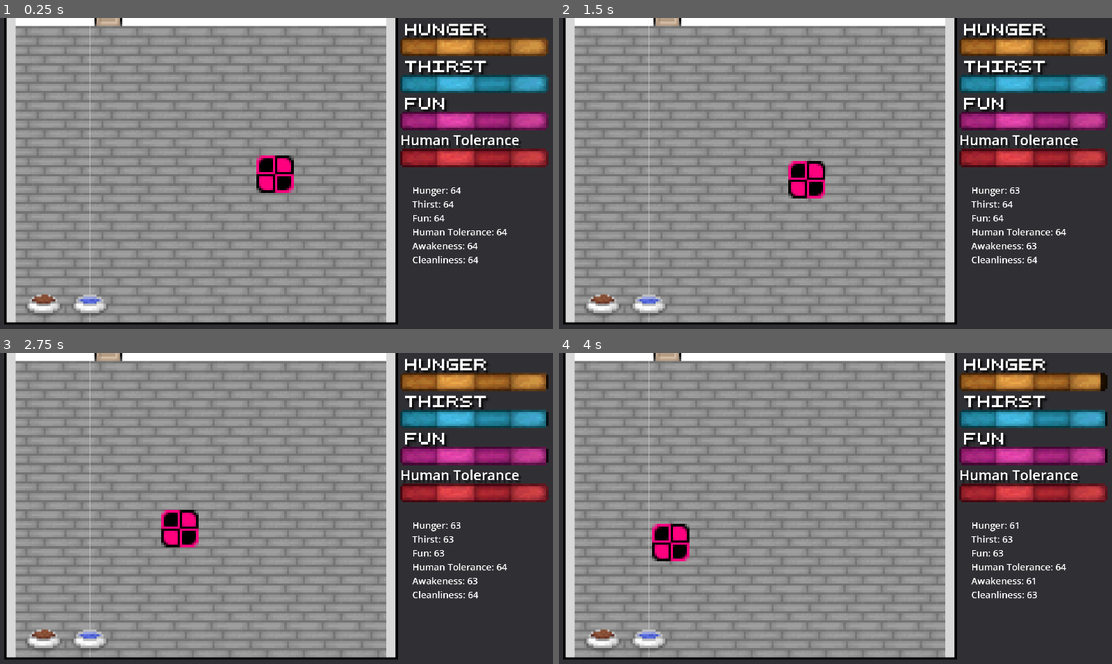
Above: before the commit, frames 1-4 (two rows, left to right).
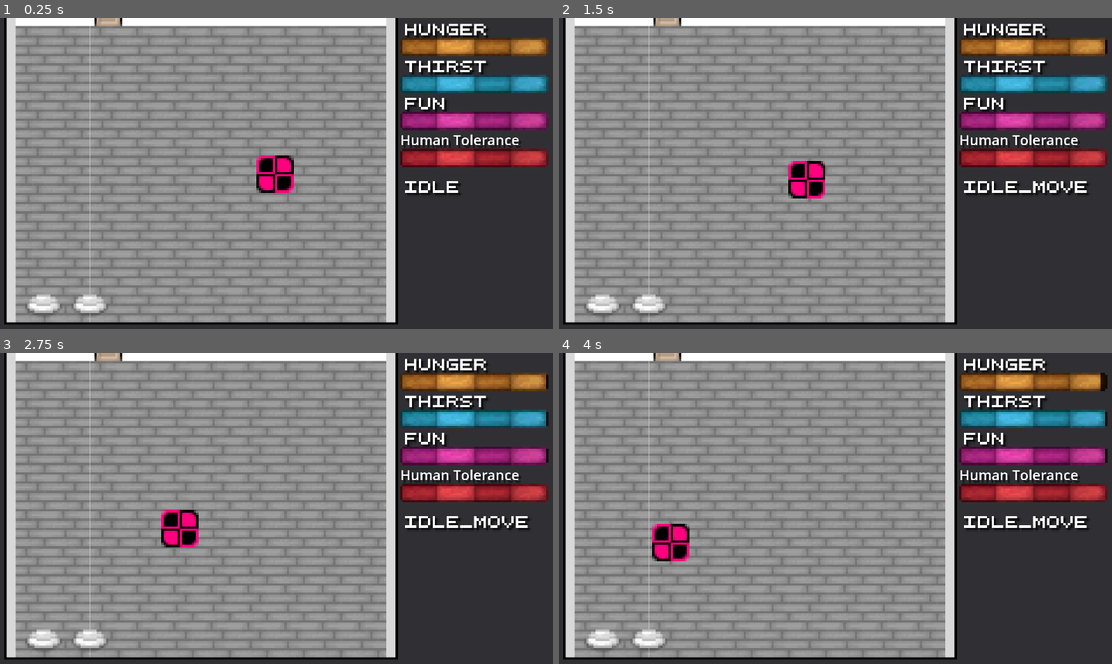
Above: after the commit, the same moments.

Repository: Theooolone/m-game
Game: Godot game, scene res://scenes/catsim/cat_sim.tscn
Two runs of this game, one before a commit and one after it. Both use one fixed random seed, a clock stepped at 60 frames per second and the inputs below. This scene is started directly instead of the project's main scene.
Inputs:
- Up to frame 1 (0.25 s): no input
- Up to frame 2 (1.5 s): tap Enter at 0.5 s; hold Right (right) 0.53-1.28 s; tap E (interact) at 0.6, 1.35 s; hold S (down) from 1.28 s (still down)
- Up to frame 3 (2.75 s): release S (down) at 2.03 s; hold Right (right) from 2.03 s (still down); tap C (show_controls) at 2.1 s; tap E (interact) at 2.3 s
- Up to frame 4 (4 s): release Right (right) at 2.78 s; hold W (up) 2.78-3.53 s; tap E (interact) at 2.85, 3.6 s; hold A (left) from 3.53 s (still down)

The runs differ from the first frame. In frame 1, 1.1% of the frame differs, in the area x 5-92%, y 52-93%; in frame 2, 1.4%, in the area x 5-96%, y 52-93%; in frame 3, 1.4%; in frame 4, 1.4%.

Commit message:
Cat minigame progress

Diff:
--- a/scenes/catsim/cat_sim.tscn
+++ b/scenes/catsim/cat_sim.tscn
@@ -1,15 +1,15 @@
-[gd_scene load_steps=13 format=3 uid="uid://coy8ycn8wwfvl"]
+[gd_scene load_steps=16 format=3 uid="uid://coy8ycn8wwfvl"]
 
 [ext_resource type="Script" path="res://scripts/Cat.gd" id="1_jus8a"]
 [ext_resource type="TileSet" uid="uid://jidy50o2532o" path="res://resources/room.tres" id="2_yp0iu"]
+[ext_resource type="Texture2D" uid="uid://vc5s7247a5rc" path="res://assets/textures/catsim/empty_bowl.png" id="4_718wf"]
 [ext_resource type="PackedScene" uid="uid://cndlh00l1npxt" path="res://scenes/catsim/statbar.tscn" id="4_kofum"]
 [ext_resource type="PackedScene" uid="uid://bbu3xsdp51vud" path="res://scenes/catsim/catobject.tscn" id="4_t11mk"]
-[ext_resource type="Texture2D" uid="uid://b6whkt023c6jq" path="res://assets/textures/catsim/food_bowl.png" id="4_t35jr"]
 [ext_resource type="Shader" path="res://resources/hue.gdshader" id="5_8pllu"]
-[ext_resource type="Texture2D" uid="uid://pwvsa7d527sd" path="res://assets/textures/catsim/water_bowl.png" id="5_tvfgl"]
-
-[sub_resource type="LabelSettings" id="LabelSettings_y1wrj"]
-font_size = 32
+[ext_resource type="AudioStream" uid="uid://duiwnw1md8b2p" path="res://assets/sounds/meow1.wav" id="7_10b03"]
+[ext_resource type="AudioStream" uid="uid://bw25r5o33y8ol" path="res://assets/sounds/meow2.wav" id="8_0r8g4"]
+[ext_resource type="AudioStream" uid="uid://c5bmkp0gf01bh" path="res://assets/sounds/meow3.wav" id="9_yl3ha"]
+[ext_resource type="LabelSettings" uid="uid://dguaiif1dpkwk" path="res://resources/5px.tres" id="10_qs8rk"]
 
 [sub_resource type="ShaderMaterial" id="ShaderMaterial_8seon"]
 shader = ExtResource("5_8pllu")
@@ -29,6 +29,16 @@
 shadow_color = Color(0, 0, 0, 0.498039)
 shadow_offset = Vector2(8, 8)
 
+[sub_resource type="AudioStreamRandomizer" id="AudioStreamRandomizer_xqdvd"]
+streams_count = 3
+random_pitch = 1.2
+stream_0/stream = ExtResource("7_10b03")
+stream_0/weight = 1.0
+stream_1/stream = ExtResource("8_0r8g4")
+stream_1/weight = 1.0
+stream_2/stream = ExtResource("9_yl3ha")
+stream_2/weight = 1.0
+
 [node name="CatSim" type="Node2D"]
 script = ExtResource("1_jus8a")
 
@@ -44,28 +54,13 @@
 [node name="Camera2D" type="Camera2D" parent="."]
 zoom = Vector2(8, 8)
 
-[node name="CanvasLayer" type="CanvasLayer" parent="."]
-
-[node name="Label" type="Label" parent="CanvasLayer"]
-offset_left = 1434.0
-offset_top = 573.0
-offset_right = 1912.0
-offset_bottom = 1632.0
-text = "Hunger
-Thirst
-Fun
-Human Tolerance
-Awakeness
-Cleanliness"
-label_settings = SubResource("LabelSettings_y1wrj")
-
 [node name="Food" parent="." instance=ExtResource("4_t11mk")]
 position = Vector2(-100, 56)
-texture = ExtResource("4_t35jr")
+texture = ExtResource("4_718wf")
 
 [node name="Water" parent="." instance=ExtResource("4_t11mk")]
 position = Vector2(-80, 56)
-texture = ExtResource("5_tvfgl")
+texture = ExtResource("4_718wf")
 
 [node name="StatTick" type="Timer" parent="."]
 autostart = true
@@ -73,6 +68,13 @@
 [node name="CatIdleWalk" type="Timer" parent="."]
 one_shot = true
 autostart = true
+
+[node name="MeowTimer" type="Timer" parent="."]
+one_shot = true
+autostart = true
+
+[node name="ObjectUseTimer" type="Timer" parent="."]
+one_shot = true
 
 [node name="Hunger" parent="." instance=ExtResource("4_kofum")]
 material = SubResource("ShaderMaterial_8seon")
@@ -115,7 +117,23 @@
 [node name="MaxIdleRange" type="Marker2D" parent="."]
 position = Vector2(24, 24)
 
+[node name="Meow" type="AudioStreamPlayer2D" parent="."]
+stream = SubResource("AudioStreamRandomizer_xqdvd")
+max_distance = 1000.0
+max_polyphony = 2
+bus = &"Ambient"
+
+[node name="Label" type="Label" parent="."]
+offset_left = 56.0
+offset_top = 2.0
+offset_right = 110.0
+offset_bottom = 25.0
+text = "IDLE"
+label_settings = ExtResource("10_qs8rk")
+
 [connection signal="timeout" from="StatTick" to="." method="_on_stat_tick_timeout"]
 [connection signal="timeout" from="CatIdleWalk" to="." method="_on_cat_idle_walk_timeout"]
+[connection signal="timeout" from="MeowTimer" to="." method="_on_meow_timer_timeout"]
+[connection signal="timeout" from="ObjectUseTimer" to="." method="_on_object_use_timer_timeout"]
 
 [editable path="Human Tolerance"]
--- a/scripts/Cat.gd
+++ b/scripts/Cat.gd
@@ -1,6 +1,5 @@
 extends Node2D
 
-@onready var labelnode = $CanvasLayer/Label
 @onready var catnode = $Cat
 
 @onready var hunger_bar_node = $Hunger
@@ -9,6 +8,21 @@
 @onready var human_tolerance_bar_node = $"Human Tolerance"
 
 @onready var cat_node = $Cat
+
+@onready var min_idle_range = $MinIdleRange.position
+@onready var max_idle_range = $MaxIdleRange.position
+@onready var cat_idle_walk_node = $CatIdleWalk
+
+@onready var meow_node = $Meow
+@onready var meow_timer_node = $MeowTimer
+
+@onready var object_use_timer_node = $ObjectUseTimer
+
+var target = null # used for State.WALKING and State.USING
+var current_state = State.IDLE
+
+var idle_goal = Vector2.ZERO
+@export var speed = 1.5 # Pixels
 
 signal cat_obliteration # emmited when game lost
 
@@ -31,6 +45,24 @@
 	StatType.CLEANLINESS: 64,
 }
 
+@onready var stat_nodes = {
+	StatType.HUNGER: $Food,
+	StatType.THIRST: $Water,
+	StatType.FUN: null,
+	StatType.HUMAN_TOLERANCE: null,
+	StatType.AWAKENESS: null,
+	StatType.CLEANLINESS: null,
+}
+
+var stat_use_times = {
+	StatType.HUNGER: 1.5,
+	StatType.THIRST: 1,
+	StatType.FUN: 1,
+	StatType.HUMAN_TOLERANCE: 1,
+	StatType.AWAKENESS: 1,
+	StatType.CLEANLINESS: 1,
+}
+
 enum State {
 	IDLE, # Cat will stay still
 	IDLE_MOVE, # Cat is moving to a random position
@@ -38,10 +70,15 @@
 	USING, # Cat will be at object
 }
 
-var target = null # used for State.WALKING and State.USING
-var current_state = State.IDLE
 
-const labeltext = "Hunger: %s\nThirst: %s\nFun: %s\nHuman Tolerance: %s\nAwakeness: %s\nCleanliness: %s"
+func _on_cat_idle_walk_timeout():
+	idle_goal.x = randi_range(min_idle_range.x, max_idle_range.x)
+	idle_goal.y = randi_range(min_idle_range.y, max_idle_range.y)
+	change_state(State.IDLE_MOVE)
+
+func change_state(state):
+	current_state = state
+	$Label.text = State.keys()[state]
 
 func _ready():
 	# set random initial seed for random functions
@@ -54,35 +91,66 @@
 
 	update_ui()
 
-var idle_goal = Vector2.ZERO
-var speed = 1.5 # Pixels
+
+func update_ui():
+	hunger_bar_node.value = stats[StatType.HUNGER]
+	thirst_bar_node.value = stats[StatType.THIRST]
+	fun_bar_node.value = stats[StatType.FUN]
+	human_tolerance_bar_node.value = stats[StatType.HUMAN_TOLERANCE]
+
+var lowest_object_stat
 
 func _process(delta):
 	match current_state:
 		State.WALKING:
 			if target:
 				catnode.position = catnode.position.move_toward(target.position, speed*16*delta)
+				if catnode.position == target.position:
+					change_state(State.USING)
+					object_use_timer_node.start()
+			else: change_state(State.IDLE_MOVE)
 		State.IDLE_MOVE:
 			catnode.position = catnode.position.move_toward(idle_goal, speed*16*delta)
 			if catnode.position == idle_goal:
 				change_state(State.IDLE)
 				cat_idle_walk_node.start(randf_range(0.5, 4))
 
+	if not State.USING:
+		lowest_object_stat = get_lowest_object_stat()
+		var urgent = stats[lowest_object_stat] <= 32
+		if urgent:
+			target = stat_nodes[lowest_object_stat]
+			change_state(State.WALKING)
 
-func update_ui():
-	labelnode.text =  labeltext % [
-		stats[StatType.HUNGER],
-		stats[StatType.THIRST],
-		stats[StatType.FUN],
-		stats[StatType.HUMAN_TOLERANCE],
-		stats[StatType.AWAKENESS],
-		stats[StatType.CLEANLINESS]
-	]
+func _on_object_use_timer_timeout():
+	_on_cat_idle_walk_timeout()
+	match lowest_object_stat:
+		StatType.HUNGER: food()
+		StatType.THIRST: water()
 
-	hunger_bar_node.value = stats[StatType.HUNGER]
-	thirst_bar_node.value = stats[StatType.THIRST]
-	fun_bar_node.value = stats[StatType.FUN]
-	human_tolerance_bar_node.value = stats[StatType.HUMAN_TOLERANCE]
+func _on_meow_timer_timeout():
+	meow_node.play()
+	meow_timer_node.start(randf_range(3,9))
+
+# returns the stat with the lowest number
+func get_lowest_stat():
+	var lowest_stat
+	var lowest_stat_num = 64
+	for stat in stats.keys():
+		if stats[stat] < lowest_stat_num:
+			lowest_stat = stat
+			lowest_stat_num = stats[stat]
+	return lowest_stat
+
+# returns the stat with the lowest number out of the stats that have an accompying object
+func get_lowest_object_stat():
+	var lowest_stat
+	var lowest_stat_num = 65
+	for stat in stats.keys():
+		if stats[stat] < lowest_stat_num and stat_nodes[stat]:
+			lowest_stat = stat
+			lowest_stat_num = stats[stat]
+	return lowest_stat
 
 # adds a number to the stat while still respecting the maximum and minimum values
 func capadd(stat, add): stats[stat] = max(min(stats[stat]+add, 64),0)
@@ -100,42 +168,27 @@
 	update_ui()
 
 
-
-
-
-# WHAT HAPPENS WHEN OBJECT CLICKED
+# WHAT HAPPENS WHEN OBJECT USED
 
 func food():
-	capadd(StatType.HUNGER, 8)
-	capadd(StatType.THIRST, -4)
+	capadd(StatType.HUNGER, 16)
+	capadd(StatType.THIRST, -8)
 	update_ui()
 
 func water():
-	capadd(StatType.THIRST, 8)
+	capadd(StatType.THIRST, 16)
 	update_ui()
+
 
 # As chaotic as possible while still being fair if you know what you're doing
 func pet():
+	meow_node.play()
 	if stats[StatType.HUMAN_TOLERANCE] >= 32:
 		capadd(StatType.FUN, 8)
 	elif stats[StatType.HUMAN_TOLERANCE] < 48:
 		capadd(StatType.FUN, -8)
 
-
 	var rand = 1 + randi() % 8
 	if rand >= 7: rand *= 3
 	capadd(StatType.HUMAN_TOLERANCE, -rand)
 	update_ui()
-
-@onready var min_idle_range = $MinIdleRange.position
-@onready var max_idle_range = $MaxIdleRange.position
-@onready var cat_idle_walk_node = $CatIdleWalk
-
-func _on_cat_idle_walk_timeout():
-	idle_goal.x = randi_range(min_idle_range.x, max_idle_range.x)
-	idle_goal.y = randi_range(min_idle_range.y, max_idle_range.y)
-	change_state(State.IDLE_MOVE)
-
-func change_state(state):
-	current_state = state
-	print("STATE CHANGED TO:" + str(state))
